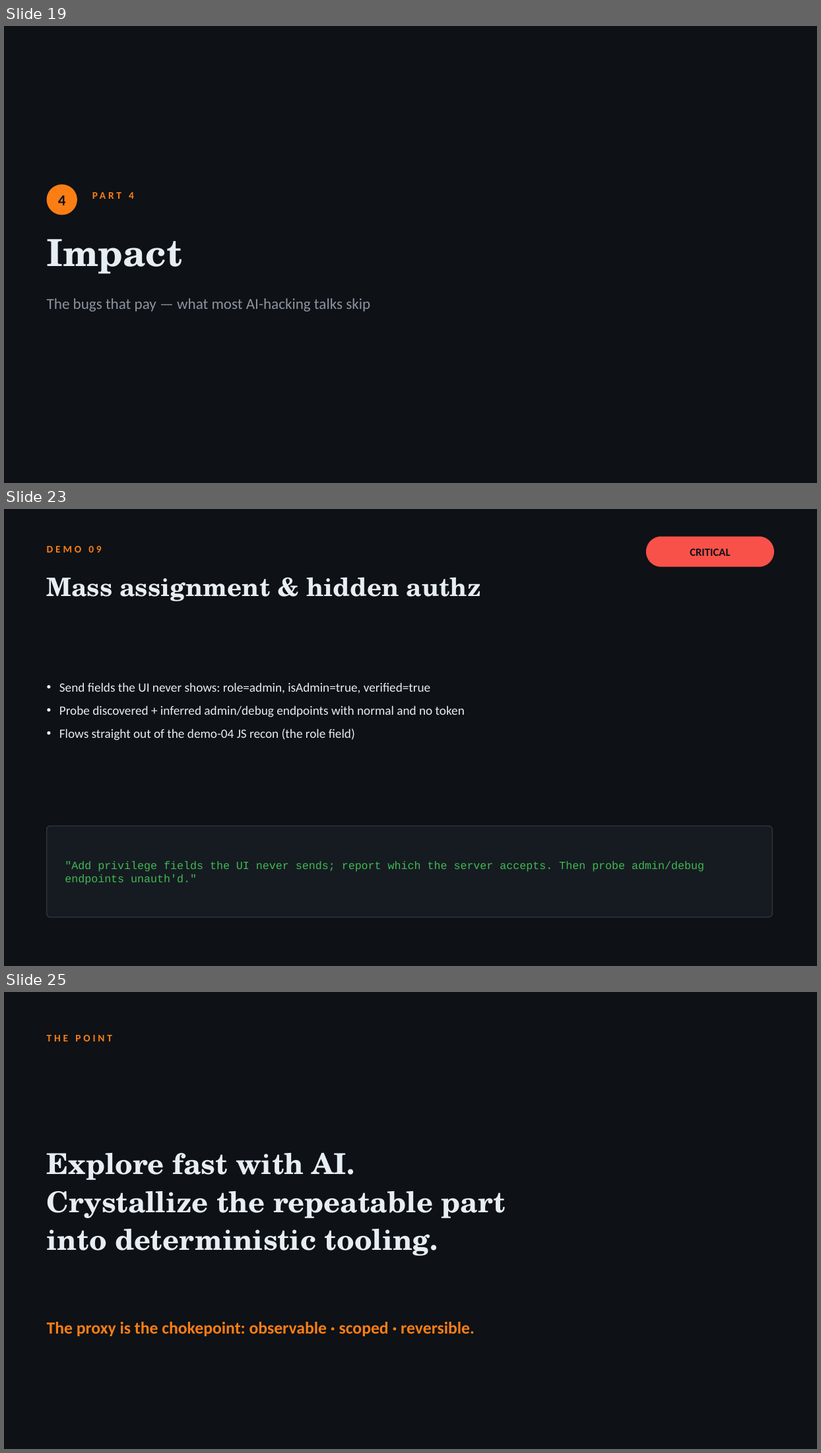
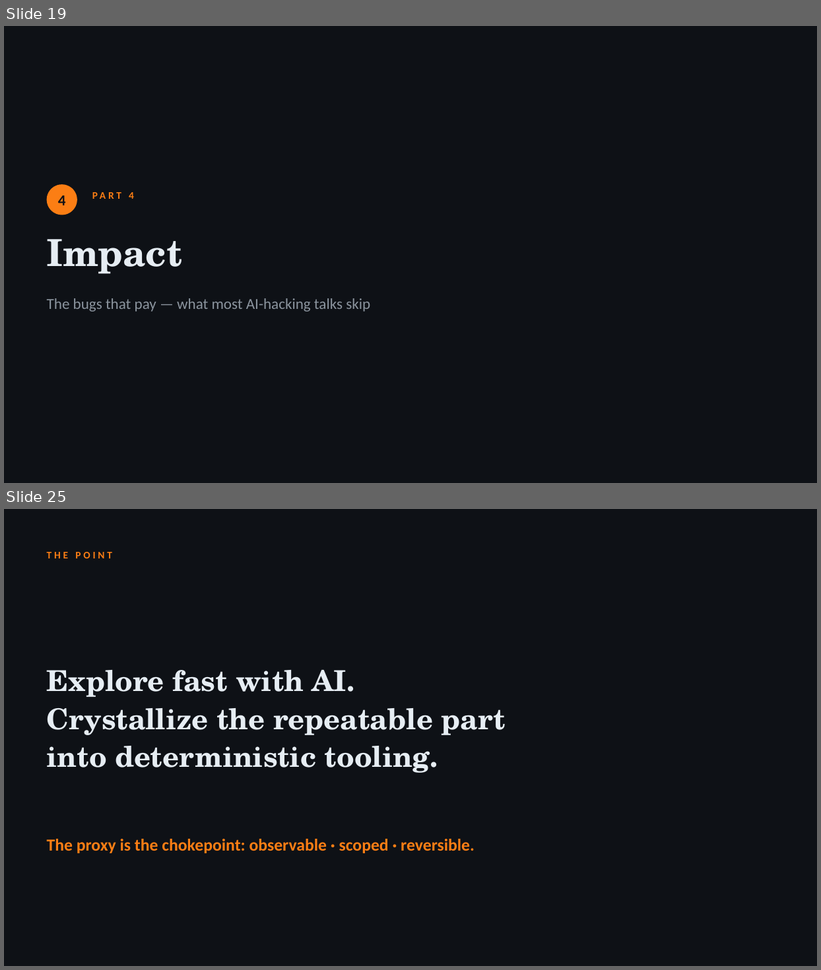
Before and after one commit to jaiswalakshansh/caido-ai-workshop, a slide deck: slides/your-ai-needs-a-proxy.pptx. Shown one above the other, each under a label of ours: slides 19, 23 and 25 before the commit, slides 19 and 25 after it; the slides between them are not shown. The pictures are 821x1453 and 821x970 pixels, drawn with LibreOffice and Linux fonts; fonts in the diff are those of the drawing. Boxes give left, top, right and bottom in pixels: in the first picture for what was removed or moved away, otherwise in the second. Text is boxed around its words. In the diff, an @@ line names an element or a change of style, - is before the commit and + after.

Commit message:
Replace demos 06-10 with real plugin-grounded workflows (AuthMatrix, ParamFinder, archive recon, gRPC/protobuf, GraphQL)

```diff
--- a/slides/your-ai-needs-a-proxy.pptx
+++ b/slides/your-ai-needs-a-proxy.pptx
@@ slide 23 removed at (x1=4, y1=509, x2=817, y2=966), background #0E1116 @@
@@ text removed at (x1=47, y1=546, x2=101, y2=553) @@
-DEMO 09
@@ rounded rectangle removed at (x1=646, y1=537, x2=774, y2=567) @@
@@ text removed at (x1=690, y1=549, x2=730, y2=556) @@
-CRITICAL
@@ text removed at (x1=47, y1=577, x2=481, y2=601) @@
-Mass assignment & hidden authz
@@ text removed at (x1=59, y1=683, x2=465, y2=741) @@
-• Send fields the UI never shows: role=admin, isAdmin=true, verified=true
-• Probe discovered + inferred admin/debug endpoints with normal and no token
-• Flows straight out of the demo-04 JS recon (the role field)
@@ rounded rectangle removed at (x1=47, y1=826, x2=773, y2=918) @@
@@ text removed at (x1=65, y1=861, x2=704, y2=885) @@
-"Add privilege fields the UI never sends; report which the server accepts. Then probe admin/debug endpoints unauth'd."
```
Also in this commit, not shown: 4 slides changed, 2 slides added, 1 other slide removed, 14 other files.
